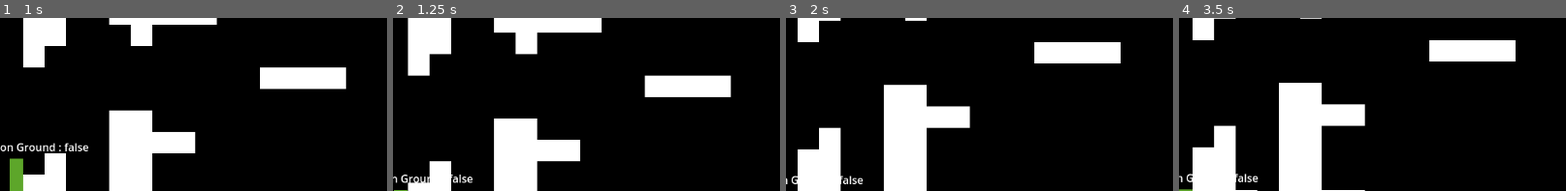
Above: before the commit, frames 1-4 (left to right).
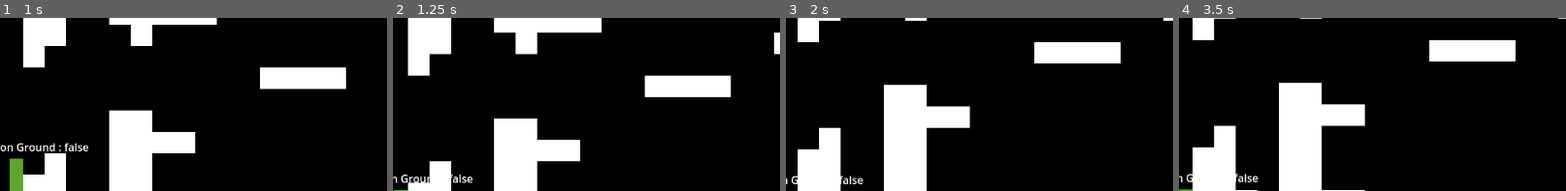
Above: after the commit, the same moments.

Repository: Acb1212/MetroidVaniaGame
Game: Godot game, scene res://game.tscn
Same seed, same stepped clock (60 frames per second), same inputs: the game is played once before the commit and once after it.
Inputs (mouse positions are % of the whole screen's width and height, from its top left):
- Up to frame 1 (1 s): move the mouse to (72, 56) at 0.52 s; hold Right (ui_right) from 0.53 s (still down); click (72, 56) at 0.67 s; tap Up (ui_up) at 0.77 s
- Up to frame 2 (1.25 s): keep holding Right (ui_right)
- Up to frame 3 (2 s): keep holding Right (ui_right); move the mouse to (30, 69) at 1.27 s; tap Up (ui_up) at 1.52 s
- Up to frame 4 (3.5 s): move the mouse to (60, 35) at 2.02 s; release Right (ui_right) at 2.03 s; hold Left (ui_left) 2.03-2.78 s; move the mouse to (45, 88) at 2.77 s; hold Right (ui_right) from 2.78 s (still down); click (45, 88) at 2.92 s; tap Up (ui_up) at 3.02 s
The pictures show only the part of the screen within x 50-100%, y 0-50%; the shares and areas given below are measured in that part.

Frame 1 is identical in both runs. In frame 2, 0.2% of the frame differs, in the area x 98-100%, y 8-22%; in frame 3, less than 0.1%; in frame 4, less than 0.1%.

Commit message:
Github Testing 2

Diff:
--- a/game.tscn
+++ b/game.tscn
@@ -71,4 +71,4 @@
 [node name="TileMap" type="TileMap" parent="."]
 tile_set = SubResource("TileSet_ax3bk")
 format = 2
-layer_0/tile_data = PackedInt32Array(1703943, 196608, 1, 170 …(7658 unchanged characters)…  1, 655406, 196608, 1, 655405, 196608, 1)
+layer_0/tile_data = PackedInt32Array(1703943, 196608, 1, 170 …(7658 unchanged characters)…  1, 655406, 196608, 1, 655405, 196608, 1, 917541, 196608, 1, 917542, 196608, 1, 917543, 196608, 1, 786473, 196608, 1, 786474, 196608, 1, 786475, 196608, 1)
